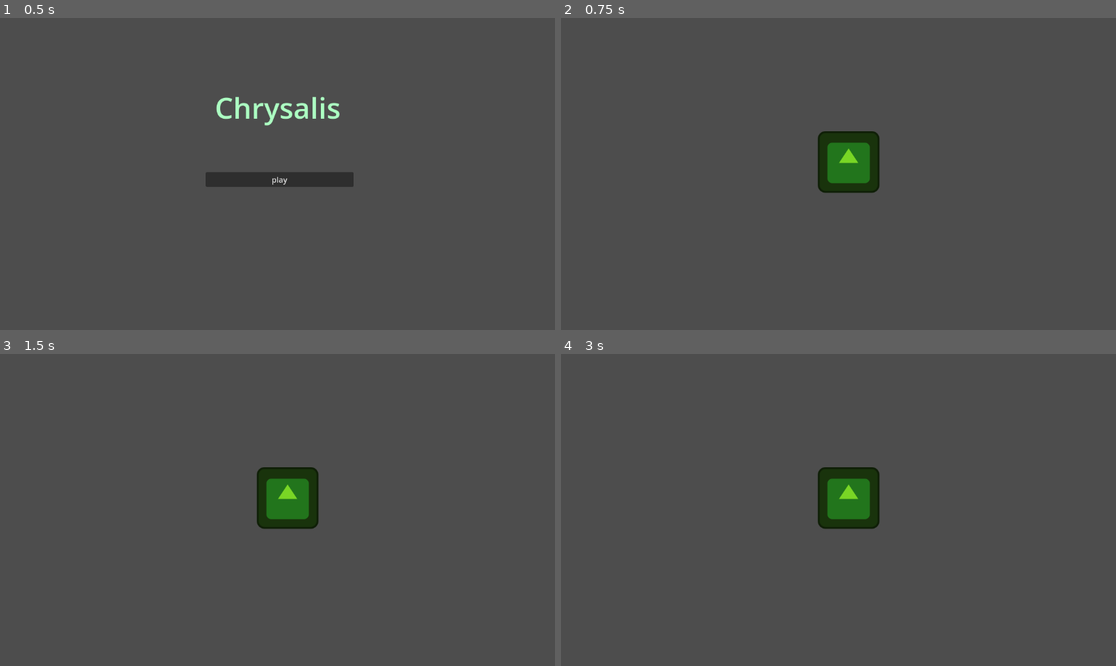
Above: before the commit, frames 1-4 (two rows, left to right).
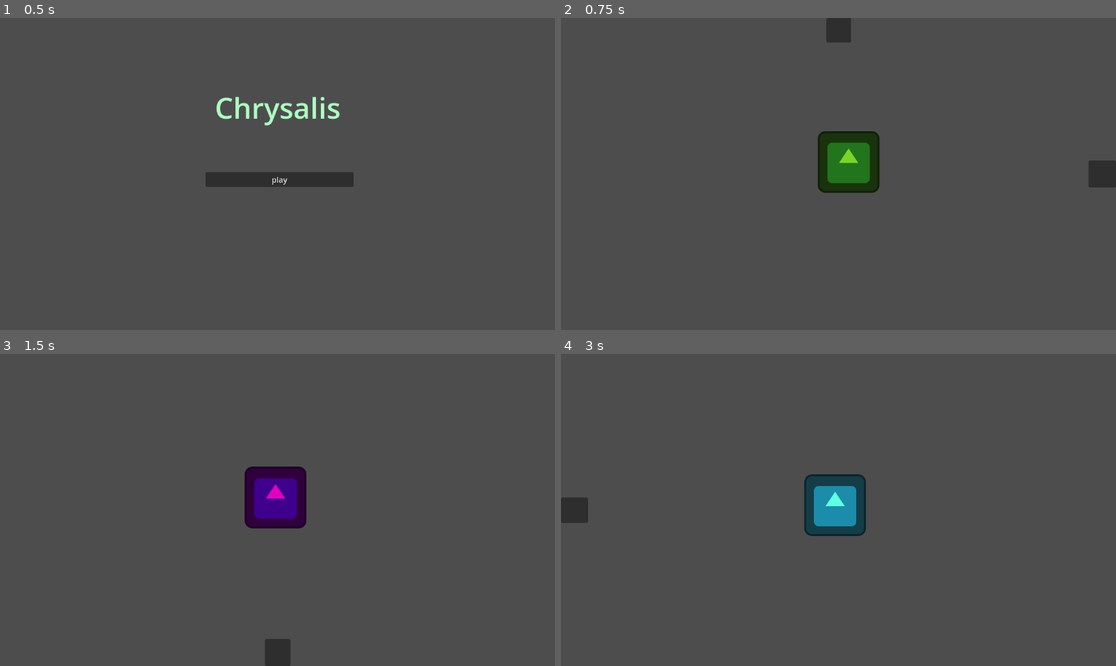
Above: after the commit, the same moments.

Repository: soapie18/gmtk-jam-26
Game: Godot game, scene res://root_context.tscn
Two runs of this game, one before a commit and one after it. Both use one fixed random seed, a clock stepped at 60 frames per second and the inputs below. The engine's default icon, where the game draws it, is replaced by a stand-in: a white triangle on a blue panel in a dark square.
Inputs (mouse positions are in pixels of both pictures, inside the frame that each line leads up to):
- Up to frame 1 (0.5 s): no input
- Up to frame 2 (0.75 s): click "play" at 0.5 s
- Up to frame 3 (1.5 s): click (277, 366) at 1.27 s
- Up to frame 4 (3 s): click (838, 653) at 2.02 s; click (1104, 510) at 2.77 s

Frame 1 is identical in both runs. In frame 2, 0.8% of the frame differs, in the area x 47-100%, y 0-55%; in frame 3, 3.0%; in frame 4, 3.2%, in the area x 0-58%, y 36-59%.

Commit message:
on Leon S Kennedy this shit works

Diff:
--- /dev/null
+++ b/Garden/Scenes/Grass/GrassScene.tscn
@@ -0,0 +1,45 @@
+[gd_scene load_steps=4 format=3 uid="uid://dajel0bnqxcum"]
+
+[ext_resource type="Script" uid="uid://h52mvnl2r4du" path="res://Garden/Scenes/Grass/grass_scene.gd" id="1_hfxly"]
+[ext_resource type="Texture2D" uid="uid://it8vtppvs3mp" path="res://icon.svg" id="2_hw70u"]
+[ext_resource type="Script" uid="uid://cph0g1c6n06yh" path="res://UI/change_scene_button.gd" id="3_hfxly"]
+
+[node name="GrassScene" type="Node2D"]
+script = ExtResource("1_hfxly")
+
+[node name="Icon" type="Sprite2D" parent="."]
+modulate = Color(0.4745098, 0.8392157, 0.14509805, 1)
+position = Vector2(597, 299)
+texture = ExtResource("2_hw70u")
+
+[node name="CanvasLayer" type="CanvasLayer" parent="."]
+
+[node name="TreetopButton" type="Button" parent="CanvasLayer"]
+anchors_preset = 5
+anchor_left = 0.5
+anchor_right = 0.5
+offset_left = -25.5
+offset_right = 25.5
+offset_bottom = 51.0
+grow_horizontal = 2
+script = ExtResource("3_hfxly")
+target_name = "treetop"
+metadata/_custom_type_script = "uid://cph0g1c6n06yh"
+
+[node name="PondButton" type="Button" parent="CanvasLayer"]
+anchors_preset = 6
+anchor_left = 1.0
+anchor_top = 0.5
+anchor_right = 1.0
+anchor_bottom = 0.5
+offset_left = -57.0
+offset_top = -28.0
+offset_bottom = 28.0
+grow_horizontal = 0
+grow_vertical = 2
+script = ExtResource("3_hfxly")
+target_name = "pond"
+metadata/_custom_type_script = "uid://cph0g1c6n06yh"
+
+[connection signal="pressed" from="CanvasLayer/TreetopButton" to="CanvasLayer/TreetopButton" method="_on_pressed"]
+[connection signal="pressed" from="CanvasLayer/PondButton" to="CanvasLayer/PondButton" method="_on_pressed"]
--- /dev/null
+++ b/Garden/Scenes/Grass/grass_scene.gd
@@ -0,0 +1,13 @@
+extends Node2D
+
+@onready var treetop_button: ChangeSceneButton = $CanvasLayer/TreetopButton
+@onready var pond_button: ChangeSceneButton = $CanvasLayer/PondButton
+
+signal scene_changed(target_scene_name: String)
+
+func _ready() -> void:
+	treetop_button.passed_target_information.connect(handle_scene_request)
+	pond_button.passed_target_information.connect(handle_scene_request)
+
+func handle_scene_request(target_scene_name) -> void:
+	scene_changed.emit(target_scene_name)
--- a/Garden/Scenes/GrassScene.tscn
+++ /dev/null
@@ -1,10 +0,0 @@
-[gd_scene load_steps=2 format=3 uid="uid://dajel0bnqxcum"]
-
-[ext_resource type="Texture2D" uid="uid://it8vtppvs3mp" path="res://icon.svg" id="1_dsqiq"]
-
-[node name="GrassScene" type="Node2D"]
-
-[node name="Icon" type="Sprite2D" parent="."]
-modulate = Color(0.4745098, 0.8392157, 0.14509805, 1)
-position = Vector2(597, 299)
-texture = ExtResource("1_dsqiq")
--- a/Garden/Scenes/PatioScene.tscn
+++ /dev/null
@@ -1,10 +0,0 @@
-[gd_scene load_steps=2 format=3 uid="uid://bjur1t6rl4fhr"]
-
-[ext_resource type="Texture2D" uid="uid://it8vtppvs3mp" path="res://icon.svg" id="1_amt75"]
-
-[node name="PatioScene" type="Node2D"]
-
-[node name="Icon" type="Sprite2D" parent="."]
-modulate = Color(1, 0.48811066, 0.3070914, 1)
-position = Vector2(531, 262)
-texture = ExtResource("1_amt75")
--- /dev/null
+++ b/Garden/Scenes/Pond/PondScene.tscn
@@ -0,0 +1,29 @@
+[gd_scene load_steps=4 format=3 uid="uid://bcwd7apyuhclv"]
+
+[ext_resource type="Script" uid="uid://b31mdnkgrdo2y" path="res://Garden/Scenes/Pond/pond_scene.gd" id="1_t2kks"]
+[ext_resource type="Texture2D" uid="uid://it8vtppvs3mp" path="res://icon.svg" id="2_t2kks"]
+[ext_resource type="Script" uid="uid://cph0g1c6n06yh" path="res://UI/change_scene_button.gd" id="3_t2kks"]
+
+[node name="PondScene" type="Node2D"]
+script = ExtResource("1_t2kks")
+
+[node name="Icon" type="Sprite2D" parent="."]
+modulate = Color(0.3773945, 0.99999994, 0.882924, 1)
+position = Vector2(569, 314)
+texture = ExtResource("2_t2kks")
+
+[node name="Canvas" type="CanvasLayer" parent="."]
+
+[node name="GrassButton" type="Button" parent="Canvas"]
+anchors_preset = 4
+anchor_top = 0.5
+anchor_bottom = 0.5
+offset_top = -26.5
+offset_right = 56.0
+offset_bottom = 26.5
+grow_vertical = 2
+script = ExtResource("3_t2kks")
+target_name = "grass"
+metadata/_custom_type_script = "uid://cph0g1c6n06yh"
+
+[connection signal="pressed" from="Canvas/GrassButton" to="Canvas/GrassButton" method="_on_pressed"]
--- /dev/null
+++ b/Garden/Scenes/Pond/pond_scene.gd
@@ -0,0 +1,11 @@
+extends Node2D
+
+@onready var grass_button: ChangeSceneButton = $Canvas/GrassButton
+
+signal scene_changed(target_scene_name: String)
+
+func _ready() -> void:
+	grass_button.passed_target_information.connect(handle_scene_request)
+
+func handle_scene_request(target_scene_name) -> void:
+	scene_changed.emit(target_scene_name)
--- a/Garden/Scenes/PondScene.tscn
+++ /dev/null
@@ -1,10 +0,0 @@
-[gd_scene load_steps=2 format=3 uid="uid://bcwd7apyuhclv"]
-
-[ext_resource type="Texture2D" uid="uid://it8vtppvs3mp" path="res://icon.svg" id="1_gpn76"]
-
-[node name="PondScene" type="Node2D"]
-
-[node name="Icon" type="Sprite2D" parent="."]
-modulate = Color(0.3773945, 0.99999994, 0.882924, 1)
-position = Vector2(524, 214)
-texture = ExtResource("1_gpn76")
--- /dev/null
+++ b/Garden/Scenes/Treetop/TreetopScene.tscn
@@ -0,0 +1,32 @@
+[gd_scene load_steps=4 format=3 uid="uid://b38yg0bhirm61"]
+
+[ext_resource type="Texture2D" uid="uid://it8vtppvs3mp" path="res://icon.svg" id="1_noki6"]
+[ext_resource type="Script" uid="uid://dtutp3tkqetuj" path="res://Garden/Scenes/Treetop/treetop_scene.gd" id="1_wpsbn"]
+[ext_resource type="Script" uid="uid://cph0g1c6n06yh" path="res://UI/change_scene_button.gd" id="3_wpsbn"]
+
+[node name="TreetopScene" type="Node2D"]
+script = ExtResource("1_wpsbn")
+
+[node name="Icon" type="Sprite2D" parent="."]
+modulate = Color(0.88549685, 0.00015016794, 0.7422665, 1)
+position = Vector2(572, 298)
+texture = ExtResource("1_noki6")
+
+[node name="CanvasLayer" type="CanvasLayer" parent="."]
+
+[node name="GrassButton" type="Button" parent="CanvasLayer"]
+anchors_preset = 7
+anchor_left = 0.5
+anchor_top = 1.0
+anchor_right = 0.5
+anchor_bottom = 1.0
+offset_left = -26.5
+offset_top = -56.0
+offset_right = 26.5
+grow_horizontal = 2
+grow_vertical = 0
+script = ExtResource("3_wpsbn")
+target_name = "grass"
+metadata/_custom_type_script = "uid://cph0g1c6n06yh"
+
+[connection signal="pressed" from="CanvasLayer/GrassButton" to="CanvasLayer/GrassButton" method="_on_pressed"]
--- /dev/null
+++ b/Garden/Scenes/Treetop/treetop_scene.gd
@@ -0,0 +1,11 @@
+extends Node2D
+
+@onready var grass_button: ChangeSceneButton = $CanvasLayer/GrassButton
+
+signal scene_changed(target_scene_name: String)
+
+func _ready() -> void:
+	grass_button.passed_target_information.connect(handle_scene_request)
+
+func handle_scene_request(target_scene_name) -> void:
+	scene_changed.emit(target_scene_name)
--- a/Garden/Scenes/TreetopScene.tscn
+++ /dev/null
@@ -1,10 +0,0 @@
-[gd_scene load_steps=2 format=3 uid="uid://b38yg0bhirm61"]
-
-[ext_resource type="Texture2D" uid="uid://it8vtppvs3mp" path="res://icon.svg" id="1_ix674"]
-
-[node name="TreetopScene" type="Node2D"]
-
-[node name="Icon" type="Sprite2D" parent="."]
-modulate = Color(0.88549685, 0.00015016794, 0.7422665, 1)
-position = Vector2(559, 241)
-texture = ExtResource("1_ix674")
--- a/Menus/main_menu.gd
+++ b/Menus/main_menu.gd
@@ -1,9 +1,8 @@
 extends Node2D
 
+@onready var play_button: ChangeSceneButton = $CanvasLayer/VBoxContainer/ChangeSceneButton
+
 signal scene_changed(target_scene_name: String)
-
-@onready var play_button: ChangeSceneButton = $CanvasLayer/VBoxContainer/ChangeSceneButton
-var target_scene: String
 
 func _ready() -> void:
 	play_button.passed_target_information.connect(handle_scene_request)
--- a/Menus/main_menu.tscn
+++ b/Menus/main_menu.tscn
@@ -7,6 +7,7 @@
 
 [node name="MainMenu" type="Node2D"]
 script = ExtResource("1_p3jrs")
+scene_name = "main menu"
 
 [node name="MenuMusic" parent="." instance=ExtResource("1_jf8mj")]
 
--- a/Menus/pause_window.gd
+++ b/Menus/pause_window.gd
@@ -1,5 +1,5 @@
 extends CanvasLayer
 
-@export var scene_name: String
+#@export var scene_name: String
 
-signal scene_changed(current_scene_name: String)
+#signal scene_changed(current_scene_name: String)
--- a/scene_manager.gd
+++ b/scene_manager.gd
@@ -1,32 +1,29 @@
 extends Node2D
 
-@onready var main_menu = preload("res://Menus/main_menu.tscn")
-@onready var grass_scene = preload("res://Garden/Scenes/GrassScene.tscn")
-@onready var treetop_scene = preload("res://Garden/Scenes/TreetopScene.tscn")
-@onready var pond_scene = preload("res://Garden/Scenes/PondScene.tscn")
-@onready var patio_scene = preload("res://Garden/Scenes/PatioScene.tscn")
+@onready var main_menu = load("res://Menus/main_menu.tscn")
+@onready var grass_scene = load("res://Garden/Scenes/Grass/GrassScene.tscn")
+@onready var treetop_scene = load("res://Garden/Scenes/Treetop/TreetopScene.tscn")
+@onready var pond_scene = load("res://Garden/Scenes/Pond/PondScene.tscn")
 
-@onready var pause_menu = preload("res://Menus/pause_window.tscn")
+@onready var pause_menu = load("res://Menus/pause_window.tscn")
 
 # Making main menu default value to allow it to be instantiated on launch.
 @onready var current_scene: PackedScene = main_menu
-@onready var current_active_scene = current_scene
-
+var current_scene_instance
 
 func _ready() -> void:
 	# Booting up the main menu as the current level on launch.
-	current_active_scene = current_scene.instantiate()
-	add_child(current_active_scene)
+	current_scene_instance = current_scene.instantiate()
+	add_child(current_scene_instance)
 
 	# Connecting to the signal emitted in each scene, which tells us
 	# what scene is being requested via a string.
-	current_active_scene.scene_changed.connect(handle_scene_change)
+	current_scene_instance.scene_changed.connect(handle_scene_change)
 
 	###pause_menu.game_paused.connect(handle_pause)
 
 func handle_scene_change(target_scene_name: String) -> void:
 	var new_scene: PackedScene
-
 	# Seeing which scene is requested from signal sent. Assigning it to
 	# new_scene to be instantiated soon.
 	match target_scene_name:
@@ -38,18 +35,17 @@
 			new_scene = treetop_scene
 		"pond":
 			new_scene = pond_scene
-		"patio":
-			new_scene = patio_scene
 		_:
 			return
-
 	# Instantiating the new scene.
 	var new_scene_instance = new_scene.instantiate()
 	add_child(new_scene_instance)
 
+	new_scene_instance.scene_changed.connect(handle_scene_change)
 	# Cleanup.
-	current_active_scene.queue_free()
-	current_active_scene = new_scene_instance
+	current_scene_instance.queue_free()
+	current_scene_instance = new_scene_instance
+
 
 
 func handle_pause() -> void:
Not shown, added: Garden/Scenes/Grass/grass_scene.gd.uid
Not shown, added: Garden/Scenes/Pond/pond_scene.gd.uid
Not shown, added: Garden/Scenes/Treetop/treetop_scene.gd.uid
